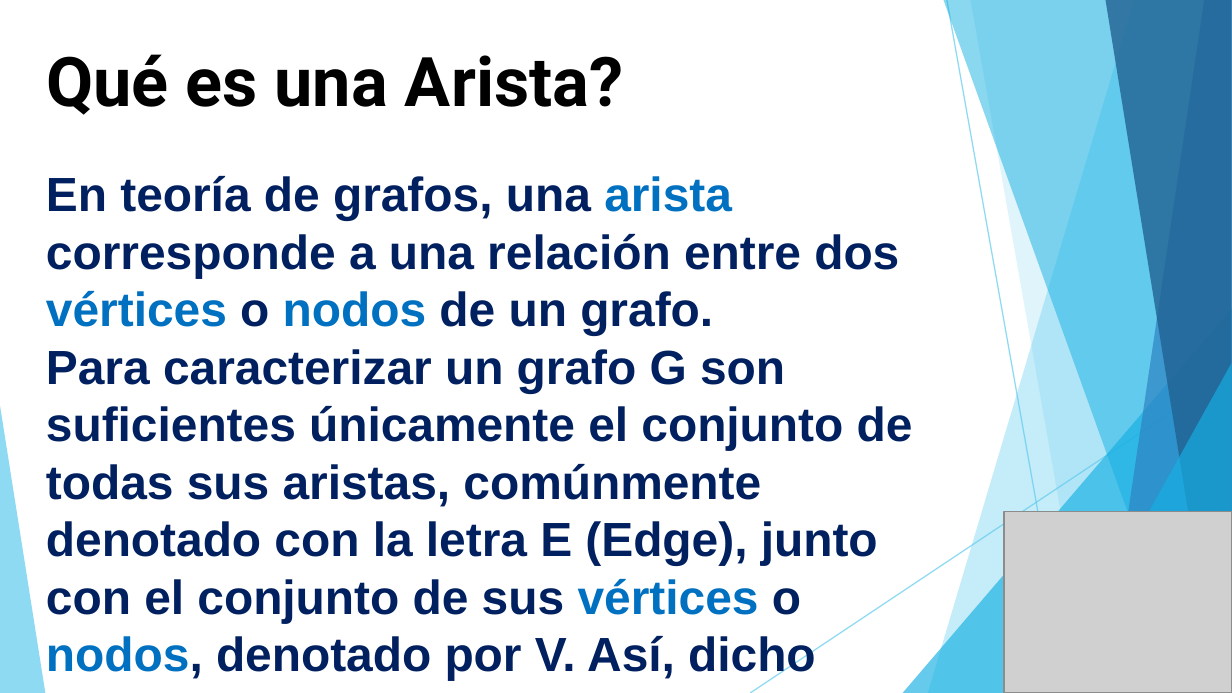
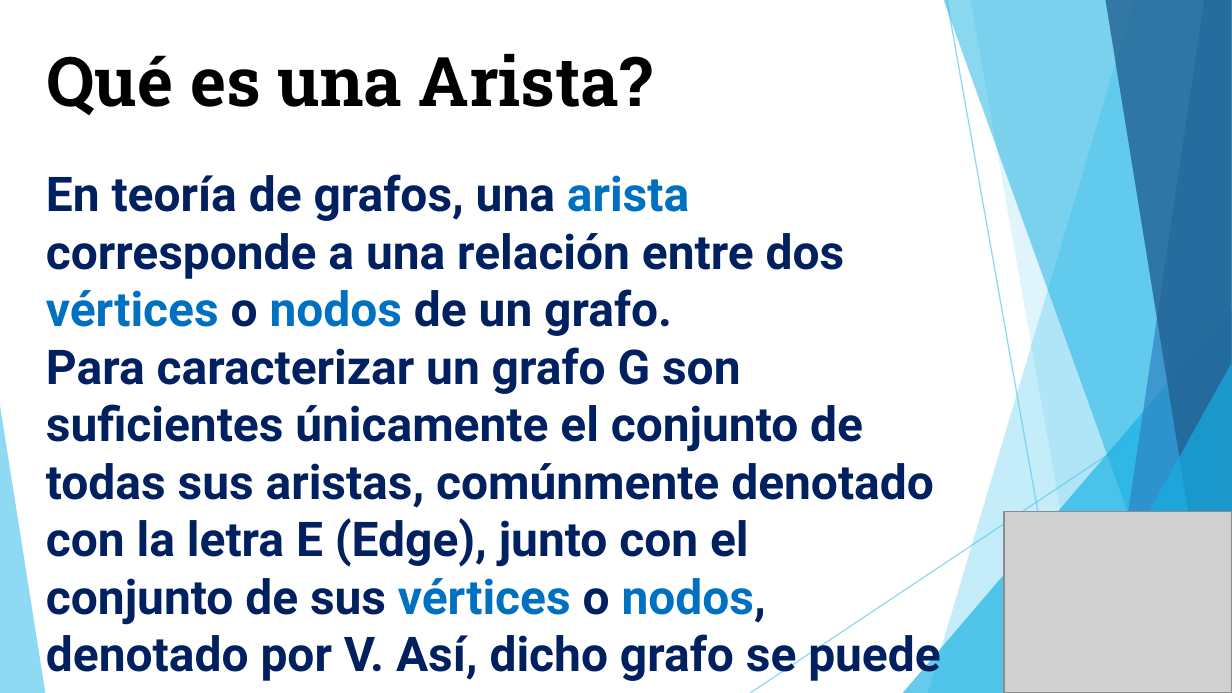
Before and after one commit to Yefri97/Introduction-to-Graph-Theory, a slide deck: slide 3 of PRESENTACIÓN TALLER GRAFOS.pptx. Drawn at 1232x693 pixels with LibreOffice and Linux fonts; fonts in the diff are those of the drawing; grey boxes stand for pictures. Boxes give left, top, right and bottom in pixels: in the first picture for what was removed or moved away, otherwise in the second. Text is boxed around its words. In the diff, an @@ line names an element or a change of style, - is before the commit and + after.

Commit message:
Presentación Taller Grafos - BFS

```diff
--- a/PRESENTACIÓN TALLER GRAFOS.pptx
+++ b/PRESENTACIÓN TALLER GRAFOS.pptx
@@ text "Qué es una Arista?" at (46, 54, 652, 115): font Roboto to Roboto Slab @@
@@ text "En teoría de grafos, una ..." at (46, 174, 940, 683): font Arial to Roboto @@
```
Also in this commit, not shown: 6 other slides changed, 5 slides added, 1 slide removed.
